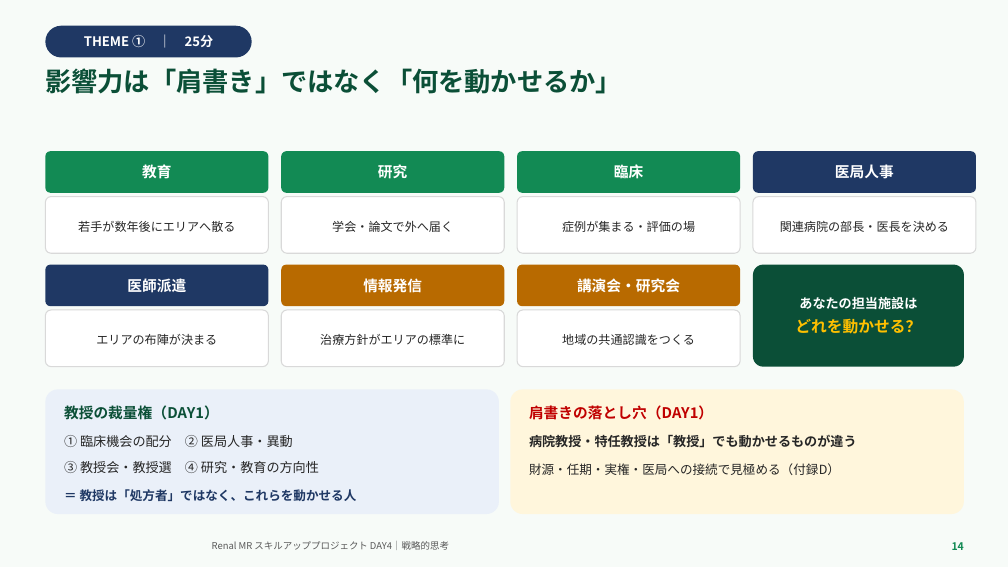
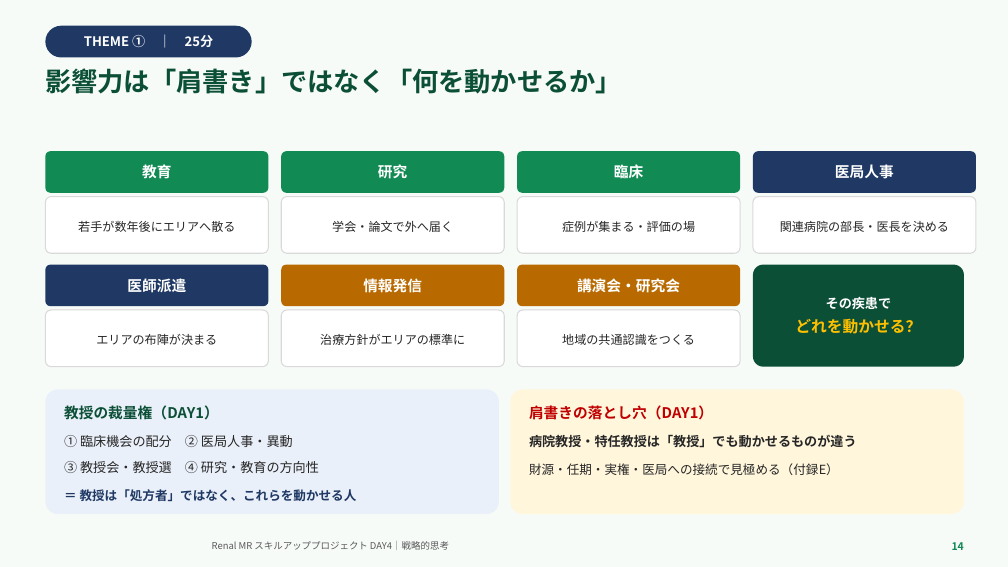
Before and after one commit to TAKUYA-1187/Claude, a slide deck: slide 14 of novartis_training/DAY4_ちょっと分かるだけで世界が変わる.pptx. Drawn at 1008x567 pixels with LibreOffice and Linux fonts; fonts in the diff are those of the drawing; background and template pictures are left out. Boxes give left, top, right and bottom in pixels: in the first picture for what was removed or moved away, otherwise in the second. Text is boxed around its words. In the diff, an @@ line names an element or a change of style, - is before the commit and + after.

```diff
--- a/novartis_training/DAY4_ちょっと分かるだけで世界が変わる.pptx
+++ b/novartis_training/DAY4_ちょっと分かるだけで世界が変わる.pptx
@@ text in rounded rectangle at <box>826,297,892,309</box>: text changed @@
-あなたの担当施設は
+その疾患で
@@ text in rounded rectangle at <box>529,463,839,475</box>: text changed @@
-財源・任期・実権・医局への接続で見極める（付録D）
+財源・任期・実権・医局への接続で見極める（付録E）
```
Also in this commit, not shown: 19 other slides changed, 1 slide added, 2 other files.
